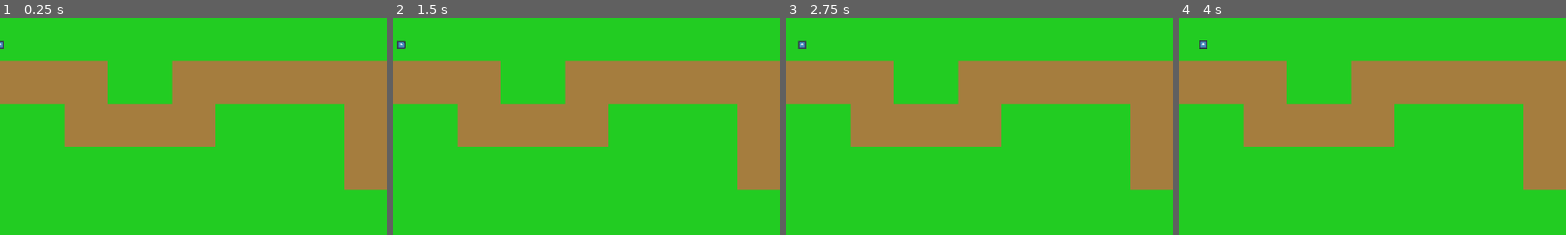
Above: before the commit, frames 1-4 (left to right).
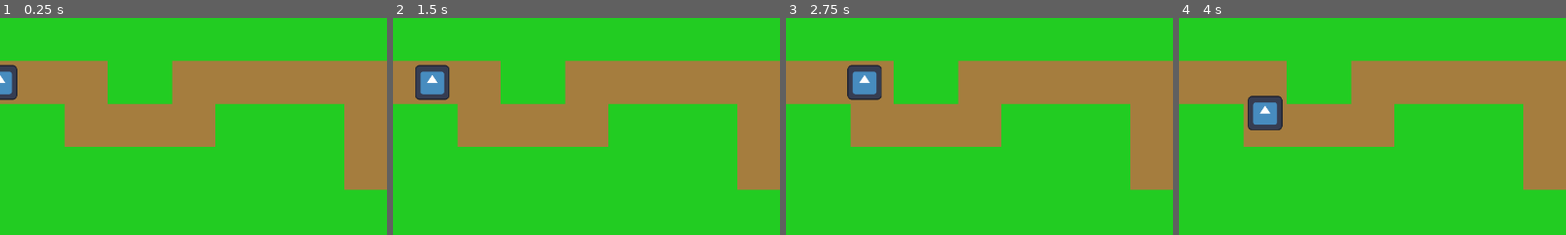
Above: after the commit, the same moments.

Repository: HedgeLizards/lout
Game: Godot game, scene res://scenes/world.tscn
Two runs of this game, one before a commit and one after it. Both use one fixed random seed, a clock stepped at 60 frames per second and the inputs below. The engine's default icon, where the game draws it, is replaced by a stand-in: a white triangle on a blue panel in a dark square.
Inputs:
- Up to frame 1 (0.25 s): no input
- Up to frame 2 (1.5 s): tap Enter at 0.5 s
- Up to frame 3 (2.75 s): no input
- Up to frame 4 (4 s): tap Space at 2.75 s
The pictures show only the part of the screen within x 0-50%, y 0-50%; the shares and areas given below are measured in that part.

The runs differ from the first frame. In frame 1, 0.8% of the frame differs, in the area x 0-5%, y 10-38%; in frame 2, 1.5%; in frame 3, 1.6%, in the area x 3-25%, y 10-38%; in frame 4, 1.5%.

Commit message:
Change/enlarge the Path(Follow)2D

Diff:
--- a/code/enemy.gd
+++ b/code/enemy.gd
@@ -3,6 +3,6 @@
 func move():
 	var tween = create_tween().set_parallel().set_trans(Tween.TRANS_SINE)
 
-	tween.tween_property(self, 'progress_ratio', 0.05, 0.5).as_relative()
-	tween.set_ease(Tween.EASE_OUT).tween_property(self, 'v_offset', -5, 0.25)
+	tween.tween_property(self, 'progress_ratio', 0.025, 0.5).as_relative()
+	tween.set_ease(Tween.EASE_OUT).tween_property(self, 'v_offset', -15, 0.25)
 	tween.set_ease(Tween.EASE_IN).tween_property(self, 'v_offset', 0, 0.25).set_delay(0.25)
--- a/scenes/enemy.tscn
+++ b/scenes/enemy.tscn
@@ -9,7 +9,7 @@
 script = ExtResource("1_md0e3")
 
 [node name="Sprite2D" type="Sprite2D" parent="."]
-scale = Vector2(0.1, 0.1)
+scale = Vector2(0.4, 0.4)
 texture = ExtResource("1_7p1mj")
 
 [node name="MoveTimer" type="Timer" parent="."]
--- a/scenes/world.tscn
+++ b/scenes/world.tscn
@@ -7,9 +7,9 @@
 
 [sub_resource type="Curve2D" id="Curve2D_rwgxs"]
 _data = {
-"points": PackedVector2Array(0, 0, 0, 0, 0, 40, 0, 0, 0, 0, 72, 40, 0, 0, 0, 0, 72, 72, 0, 0, 0, 0, 136, 72, 0, 0, 0, 0, 136, 40, 0, 0, 0, 0, 176, 40)
+"points": PackedVector2Array(0, 0, 0, 0, 0, 96, 0, 0, 0, 0, 128, 96, 0, 0, 0, 0, 128, 160, 0, 0, 0, 0, 288, 160, 0, 0, 0, 0, 288, 96, 0, 0, 0, 0, 544, 96, 0, 0, 0, 0, 544, 224, 0, 0, 0, 0, 896, 224, 0, 0, 0, 0, 896, 512, 0, 0, 0, 0, 0, 512)
 }
-point_count = 6
+point_count = 10
 
 [node name="World" type="Node2D"]
 script = ExtResource("1_nnsk1")
@@ -30,9 +30,7 @@
 curve = SubResource("Curve2D_rwgxs")
 
 [node name="Enemy" parent="Paths/Path2D" instance=ExtResource("3_4wyf3")]
-position = Vector2(0, 40)
-
-[node name="Enemies" type="Node2D" parent="."]
+position = Vector2(0, 96)
 
 [node name="Camera2D" type="Camera2D" parent="."]
 anchor_mode = 0
